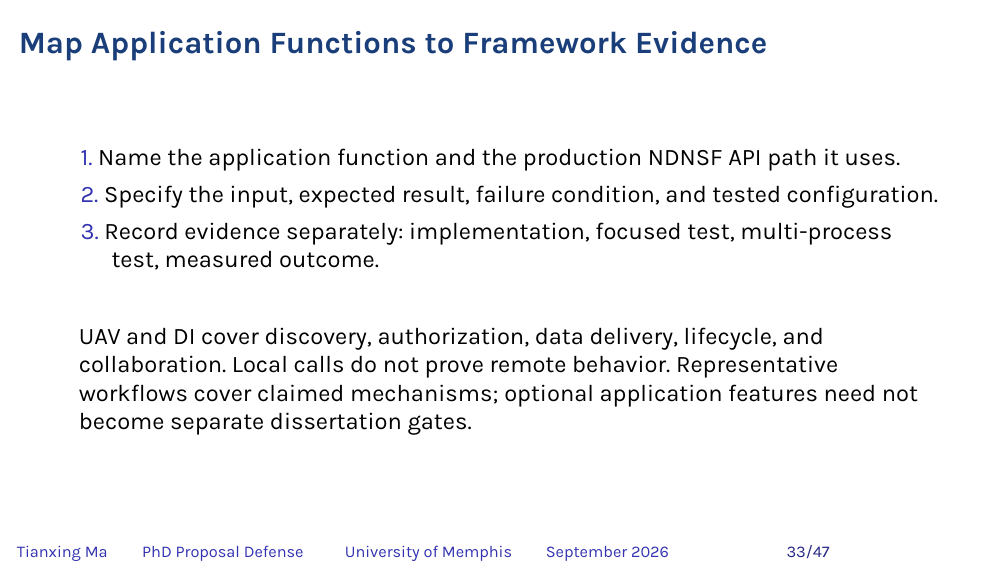
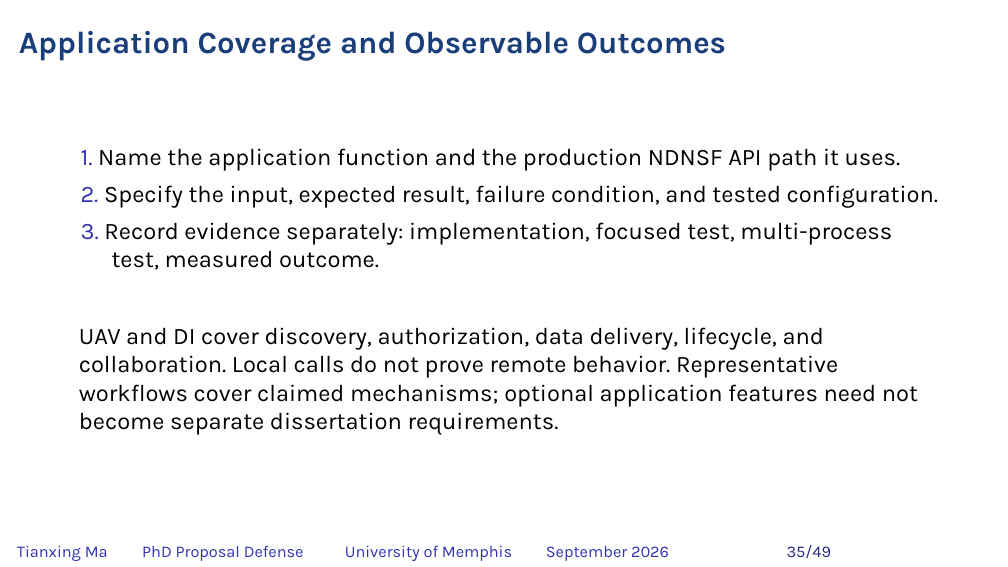
Before and after one commit to matianxing1992/NDN_Service_Framework, a slide deck: slide 35 of docs/PAPER/proposal-defense/slides/NDNSF_proposal_hybrid_editable.pptx (slide 33 before the commit). Drawn at 1008x567 pixels with LibreOffice and Linux fonts; fonts in the diff are those of the drawing; background and template pictures are left out. Boxes give left, top, right and bottom in pixels: in the first picture for what was removed or moved away, otherwise in the second. Text is boxed around its words. In the diff, an @@ line names an element or a change of style, - is before the commit and + after.

```diff
--- a/docs/PAPER/proposal-defense/slides/NDNSF_proposal_hybrid_editable.pptx
+++ b/docs/PAPER/proposal-defense/slides/NDNSF_proposal_hybrid_editable.pptx
@@ text at (19, 31, 726, 60): text changed @@
-Map Application Functions to Framework Evidence
+Application Coverage and Observable Outcomes
@@ text at (79, 327, 918, 435): text changed @@
-UAV and DI cover discovery, authorization, data delivery, lifecycle, and collaboration. Local calls do not prove remote behavior. Representative workflows cover claimed mechanisms; optional application features need not become separate dissertation gates.
+UAV and DI cover discovery, authorization, data delivery, lifecycle, and collaboration. Local calls do not prove remote behavior. Representative workflows cover claimed mechanisms; optional application features need not become separate dissertation requirements.
@@ text at (787, 545, 831, 558): text changed @@
-33/47
+35/49
```
Also in this commit, not shown: 45 other slides changed, 2 slides added, 31 other files.
